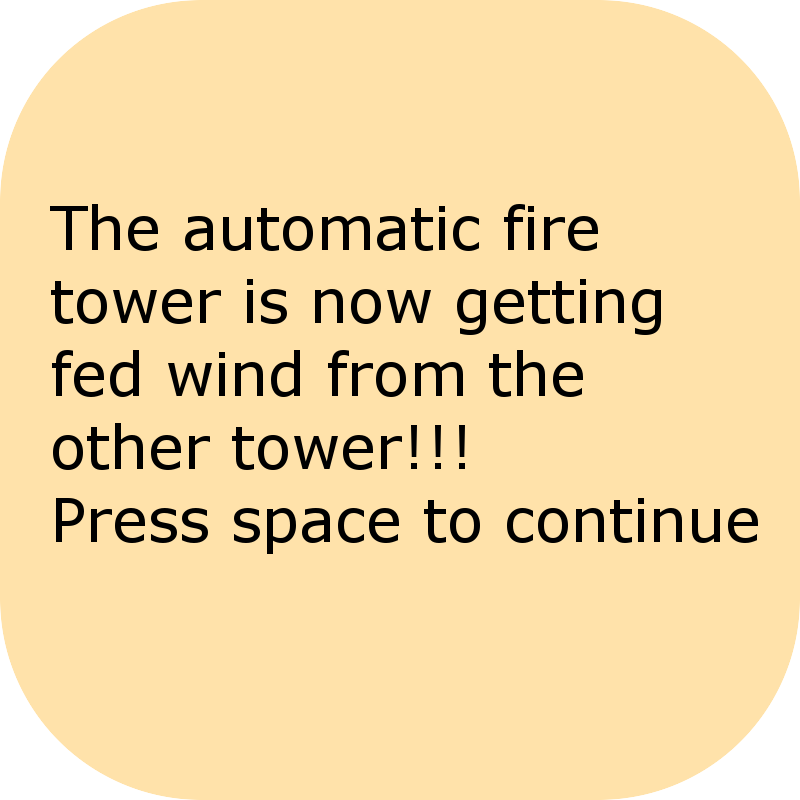
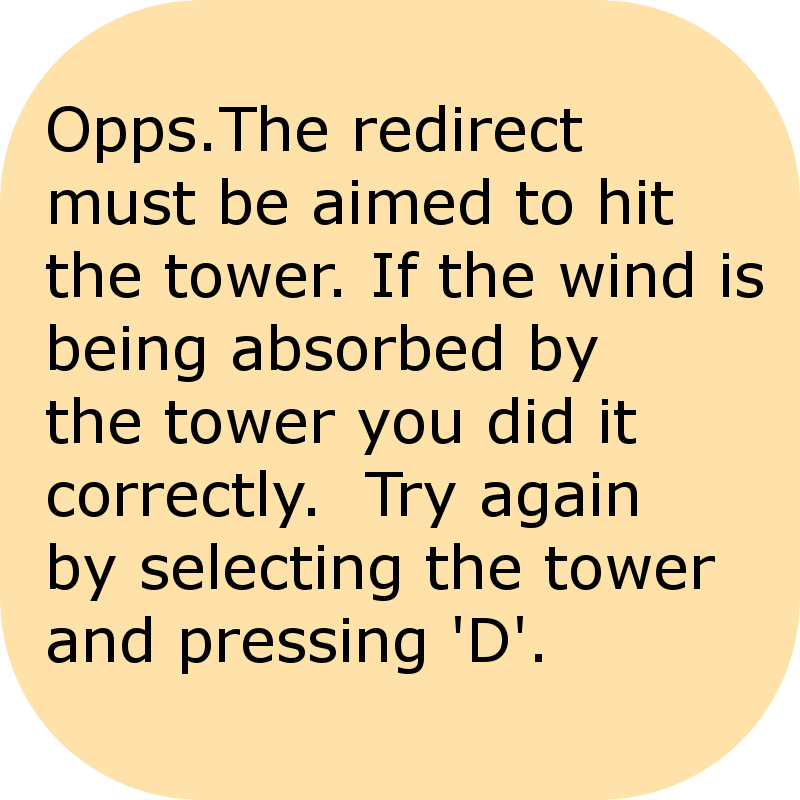
Layer changes from the first 800 x 800 image to the second:
added layer "Opps.The redirect ..." above "Layer #5" over [46, 105, 763, 674]
hid "The automatic fire ..." over [50, 204, 758, 554]
